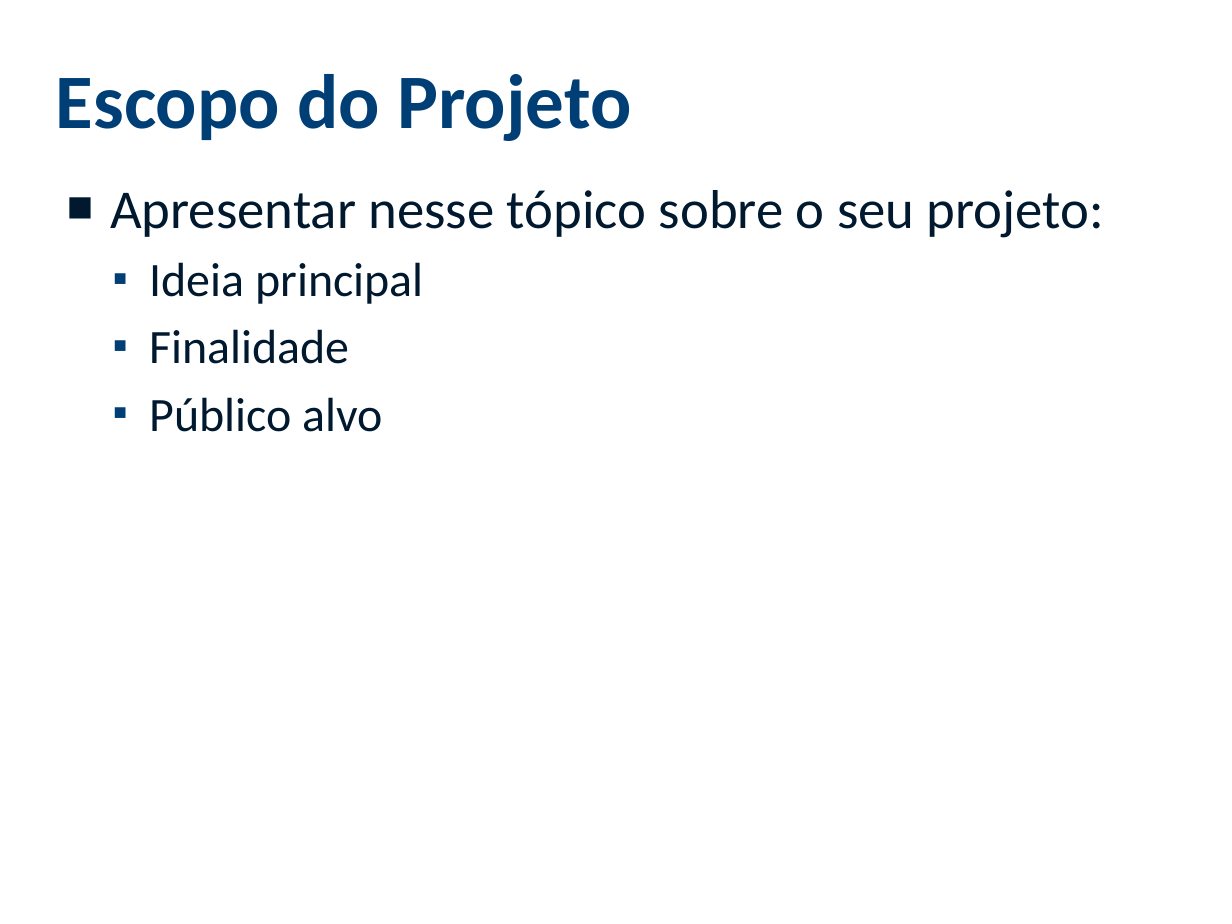
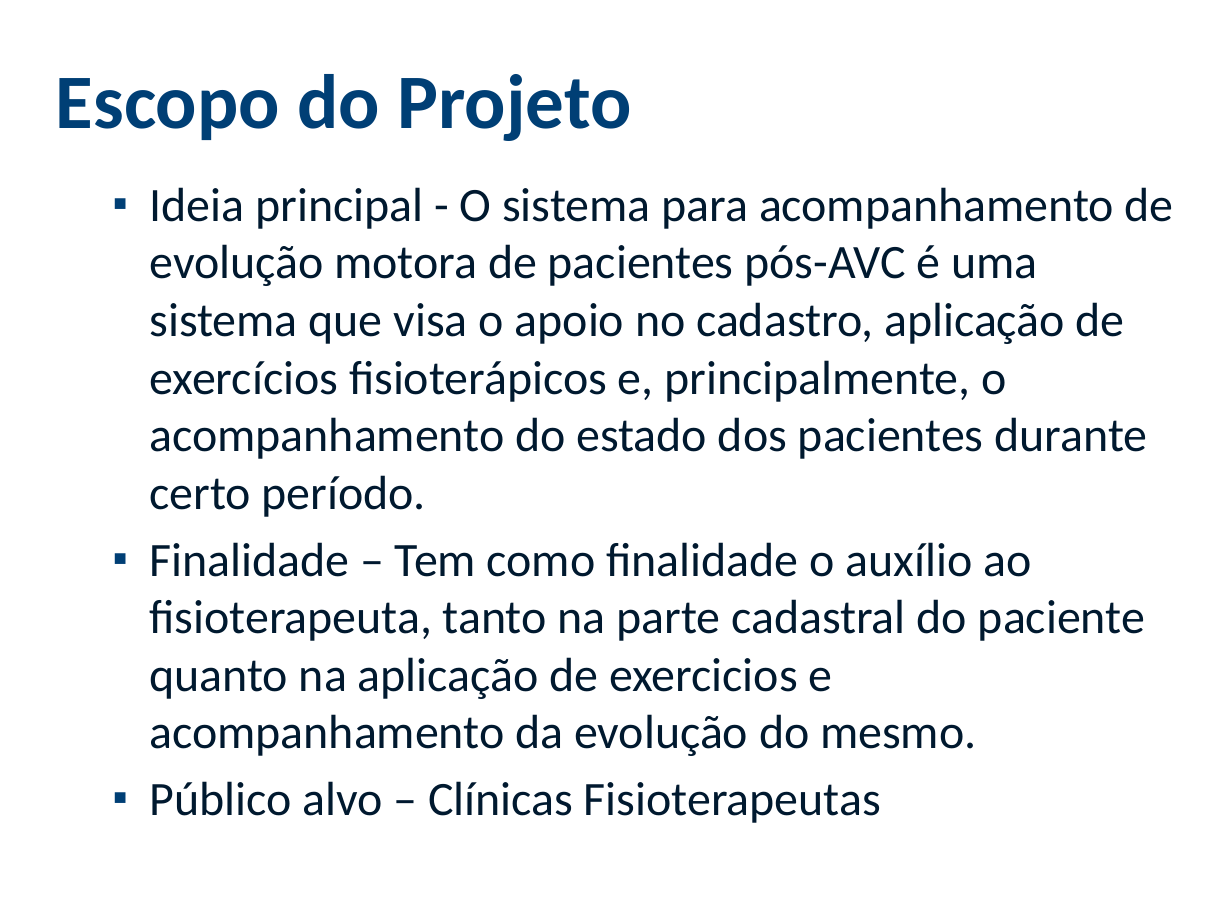
Before and after one commit to viniciussouza1210/ProjetoFinal, a slide deck: slide 3 of ANÁLISE/Modelo Apresentacao Analise (1).pptx (slide 4 before the commit). Drawn at 1232x924 pixels with LibreOffice and Linux fonts; fonts in the diff are those of the drawing; background and template pictures are left out. Boxes give left, top, right and bottom in pixels: in the first picture for what was removed or moved away, otherwise in the second. Text is boxed around its words. In the diff, an @@ line names an element or a change of style, - is before the commit and + after.

```diff
--- a/ANÁLISE/Modelo Apresentacao Analise (1).pptx
+++ b/ANÁLISE/Modelo Apresentacao Analise (1).pptx
@@ text at (150, 187, 1174, 823): text changed; size 32 to 28 pt @@
-■ Apresentar nesse tópico sobre o seu projeto:
-  ▪ Ideia principal
-  ▪ Finalidade
-  ▪ Público alvo
+  ▪ Ideia principal - O sistema para acompanhamento de evolução motora de pacientes pós-AVC é uma sistema que visa o apoio no cadastro, aplicação de exercícios fisioterápicos e, principalmente, o acompanhamento do estado dos pacientes durante certo período.
+  ▪ Finalidade – Tem como finalidade o auxílio ao fisioterapeuta, tanto na parte cadastral do paciente quanto na aplicação de exercicios e acompanhamento da evolução do mesmo.
+  ▪ Público alvo – Clínicas Fisioterapeutas
```
Also in this commit, not shown: 6 other slides changed, 26 slides added, 1 slide removed, 8 other files.
